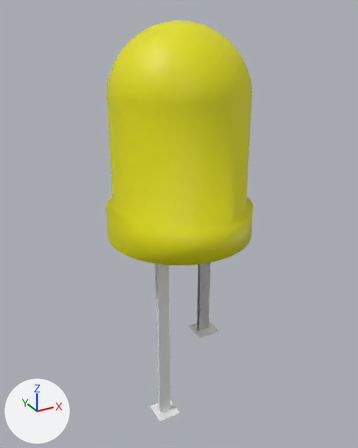
The Blender file static/blend_files/LED_2.blend as it was, and as the next commit left it.
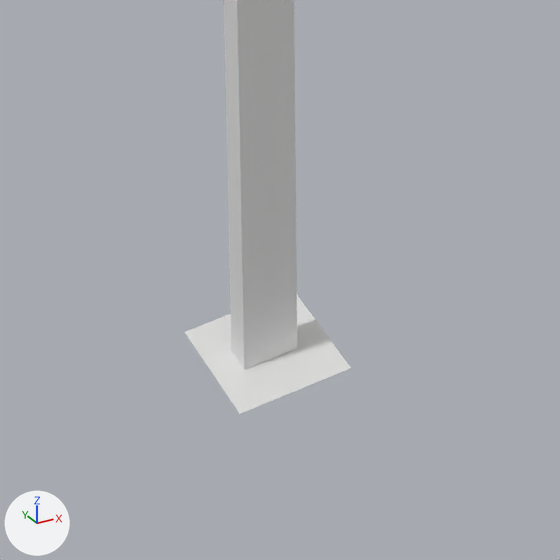
The first picture shows the older version from a camera (50 mm lens) standing at (-3.39, -6.14, 2.72) and looking at (0.05, 0.11, -0.41). The close-ups show both versions on the part from 32% to 61% of the width and 77% to 100% of the height of that picture; other places that the commit changed are outside them. The lights are fixed; the arrows at lower left show +X, +Y and +Z.

Objects in the first close-up: 'A', 'Plane'.
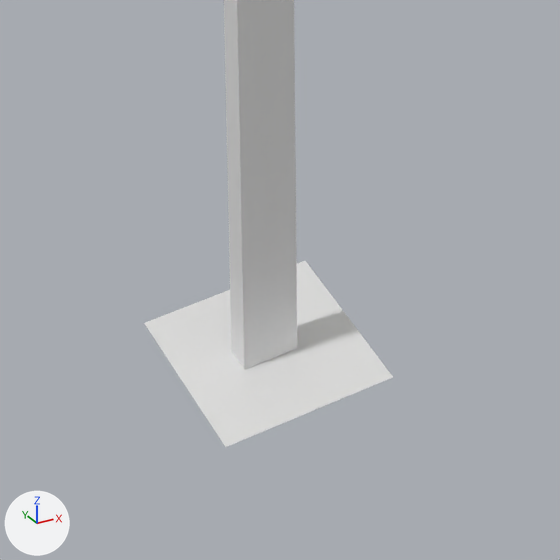
What differs and where, as boxes [x1, y1, x2, y2] in the close-ups (560 x 560 px):
'A', rescaled (50% wider, 56% taller)
    before: [185, 295, 351, 414]
    after: [144, 261, 393, 447]

The edits, one by one:
Object 'A' (ob_a) is rescaled from (0.201, 0.201, 1.0) to (0.3, 0.3, 1.0).
